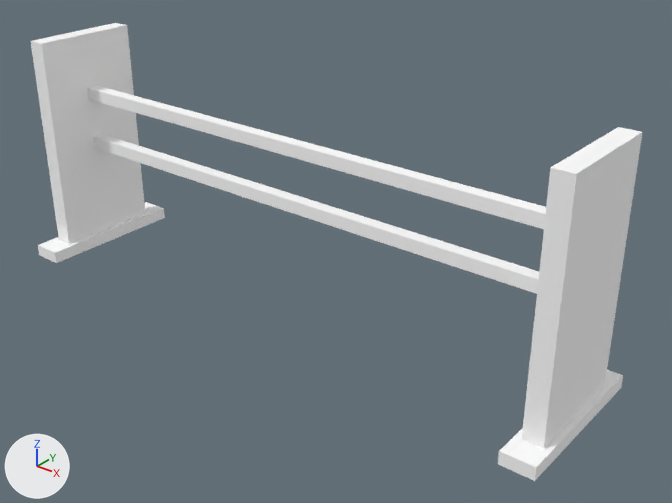
Renders of the glTF model games/yorimichi/assets/belmonte/meshes/SM_BM_BHip_Jump.glb from each side of a commit.
Both versions are drawn from a camera (50 mm lens) standing at (3.4, -3.83, 2.91) and looking at (0.29, 0.07, 0.49). Lighting does not change. The marker at lower left points along +X, +Y and +Z. The first picture is the older version. Vertices at exactly the same position are counted once.

Names of what the first picture shows: 'SM_BM_BHip_Jump'.
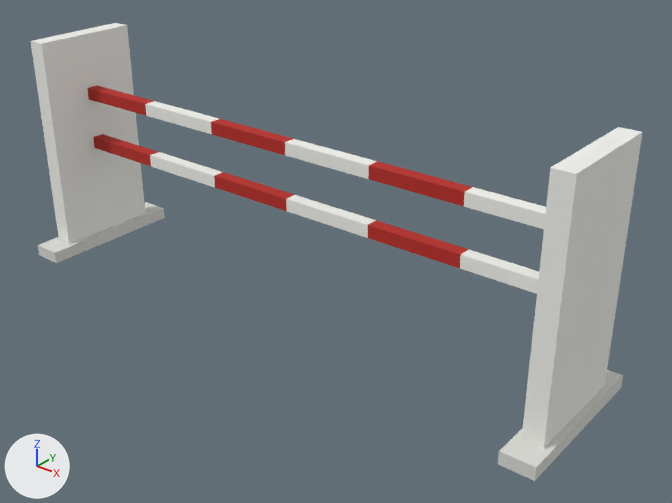
Location of each change, [x1, y1, x2, y2] in pixels of the pictures (672 x 503 px):
part 1 of me_sm_bhip_jump, recoloured: [31, 23, 643, 449] in both
part 2 of me_sm_bhip_jump, recoloured: [88, 86, 472, 268] in both
part 3 of me_sm_bhip_jump, recoloured: [38, 202, 623, 481] in both

Edits to the bpy script that builds the scene:
```text
Change me_sm_bhip_jump:
    where me_sm_bhip_jump.from_pydata(...)  # 96 vertices, 140 faces; spans x -1.95..1.95, y -0.5..0.5, z 0.0..1.5
    used by ob_sm_bm_bhip_jump; location = (0.0, 0.0, 0.0)
    me_sm_bhip_jump part 1: 68 faces centred in x -1.91..1.91, y -0.35..0.35, z 0.5..1.5 are repainted in the vertex colours; the middle colour goes from white #ffffff to white #f2f2ed
    me_sm_bhip_jump part 2: 48 faces centred in x -1.6..1.0, y -0.04..0.04, z 0.71..1.14 are repainted in the vertex colours; the middle colour goes from white #ffffff to red #b82921
    me_sm_bhip_jump part 3: 24 faces centred in x -1.95..1.95, y -0.5..0.5, z 0.0..0.08 are repainted in the vertex colours; the middle colour goes from white #ffffff to light grey #dadad5
```
